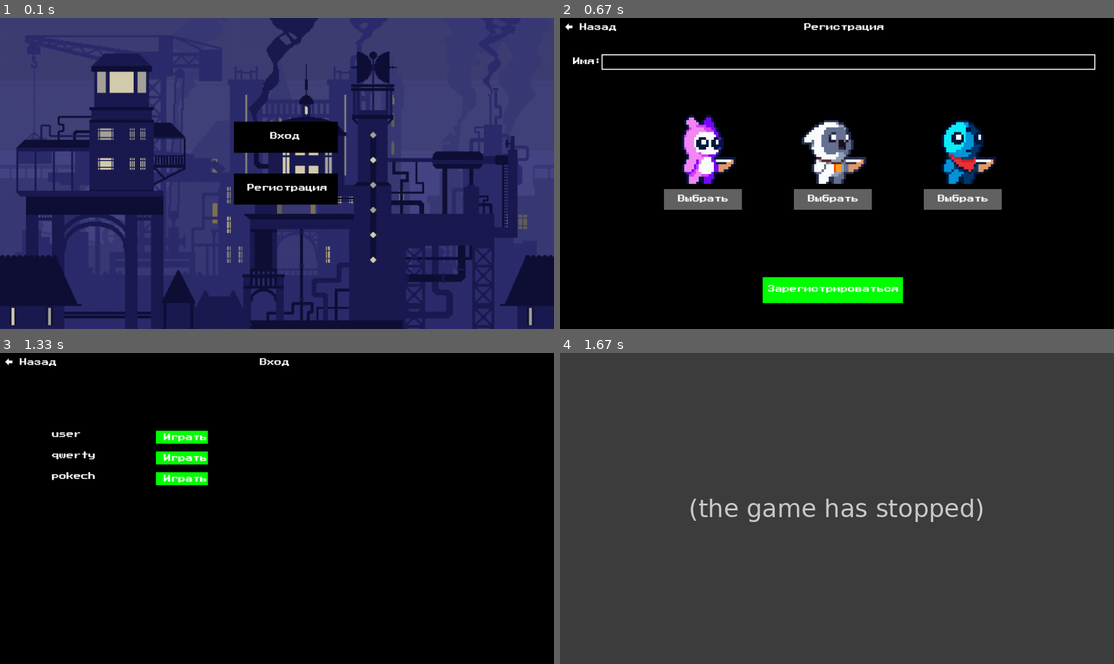
Above: before the commit, frames 1-4 (two rows, left to right).
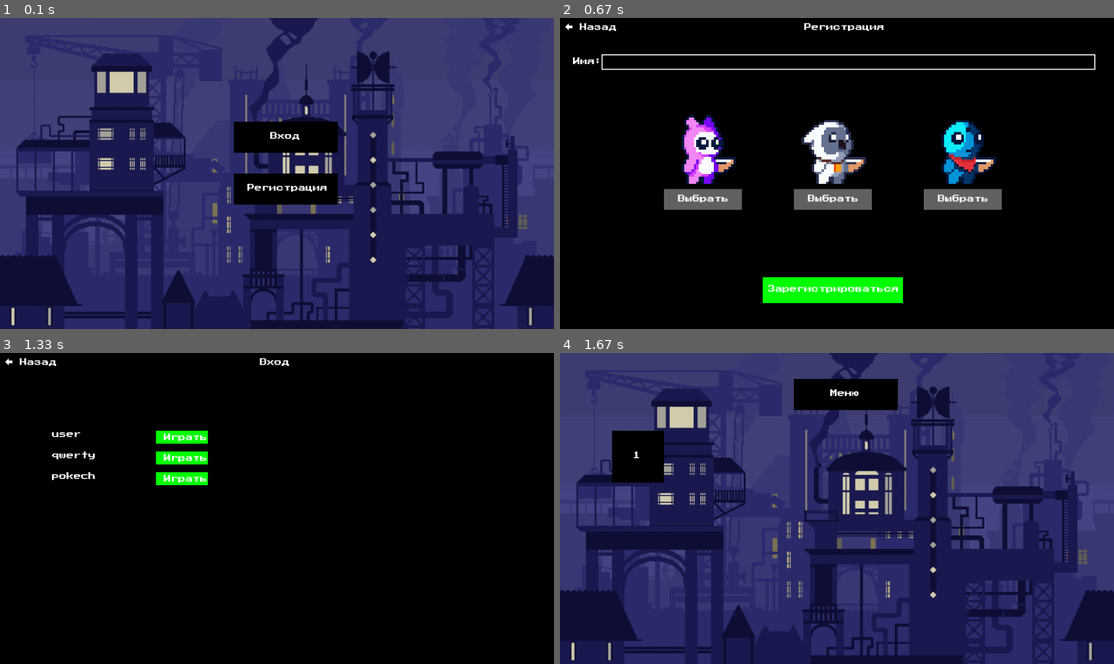
Above: after the commit, the same moments.

Repository: kira-perechesova/pygame_project
Game: pygame game, started from reg_move.py
Two runs of this game, one before a commit and one after it. Both use one fixed random seed, a clock stepped at 60 frames per second and the inputs below.
Inputs:
- Up to frame 1 (0.1 s): no input
- Up to frame 2 (0.67 s): click "Регистрация" at 0.38 s
- Up to frame 3 (1.33 s): click "← Назад" at 0.72 s; click "Вход" at 1.05 s
- Up to frame 4 (1.67 s): click "Играть" at 1.38 s

Frames 1-3 are identical in both runs. In frame 4, 100% of the frame differs, in the area x 0-100%, y 0-100%.
Error before the commit: ValueError: too many values to unpack (expected 2) (menu.py line 62); the game stopped at 1.43 s (later frames are placeholders)

Commit message:
menu.py change

Diff:
--- a/menu.py
+++ b/menu.py
@@ -2,7 +2,6 @@
 import sys
 from os import walk
 from reg_move import draw_game_scene
-
 
 pygame.init()
 
@@ -23,7 +22,6 @@
 background_image = pygame.transform.scale(background_image, (WIDTH, HEIGHT))
 
 
-
 def draw_menu() -> {str: pygame.Rect}:
     screen.blit(background_image, (0, 0))
 
@@ -36,10 +34,10 @@
     filenames = next(walk("levels"), (None, None, []))[2]
     print(filenames)
 
-    buttons = {}
+    buttons = dict()
     for i in range(len(filenames)):
         x = (i % 6) * 100 + 100
-        y = (i// 6) * 100 + 150
+        y = (i // 6) * 100 + 150
         button = pygame.Rect(x, y, 100, 100)
         pygame.draw.rect(screen, BLACK, button)
         buttons[filenames[i]] = button
@@ -49,26 +47,25 @@
     pygame.display.flip()
     return buttons
 
+
 def menu(id):
     clock = pygame.time.Clock()
     buttons: {str: pygame.Rect} = draw_menu()
     while True:
 
         for event in pygame.event.get():
-            mouse_pos = event.pos
             if event.type == pygame.QUIT:
                 pygame.quit()
                 sys.exit()
-            for key, value in buttons:
-                if event.type == pygame.MOUSEBUTTONDOWN:
-                    if value.collidepoint(mouse_pos):
-                        draw_game_scene(id, key)
-
-
-
-
+            if buttons is dict:
+                for key, value in buttons:
+                    if event.type == pygame.MOUSEBUTTONDOWN:
+                        mouse_pos = event.pos
+                        if value.collidepoint(mouse_pos):
+                            draw_game_scene(id, key)
 
         clock.tick(30)
 
+
 if __name__ == '__main__':
     menu(1)
